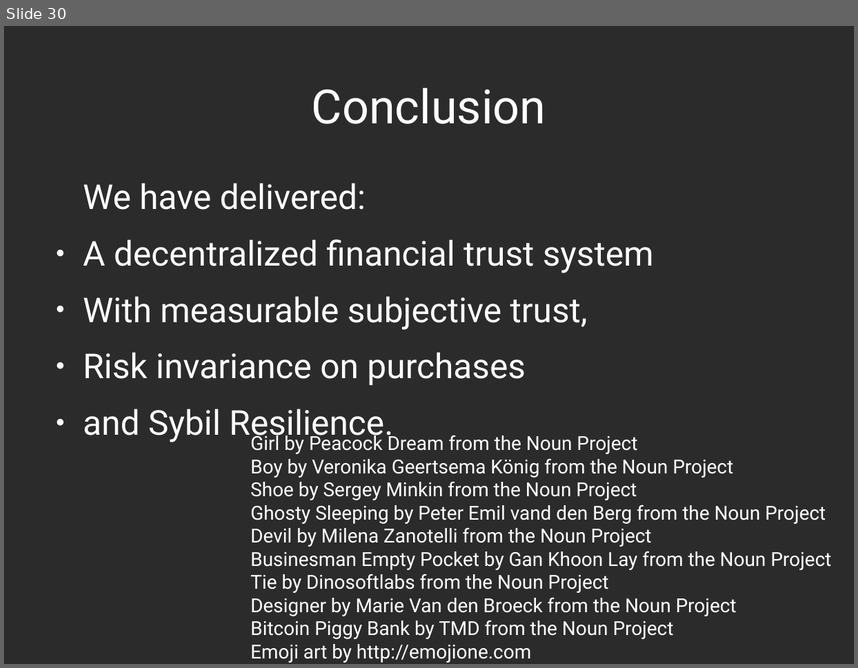
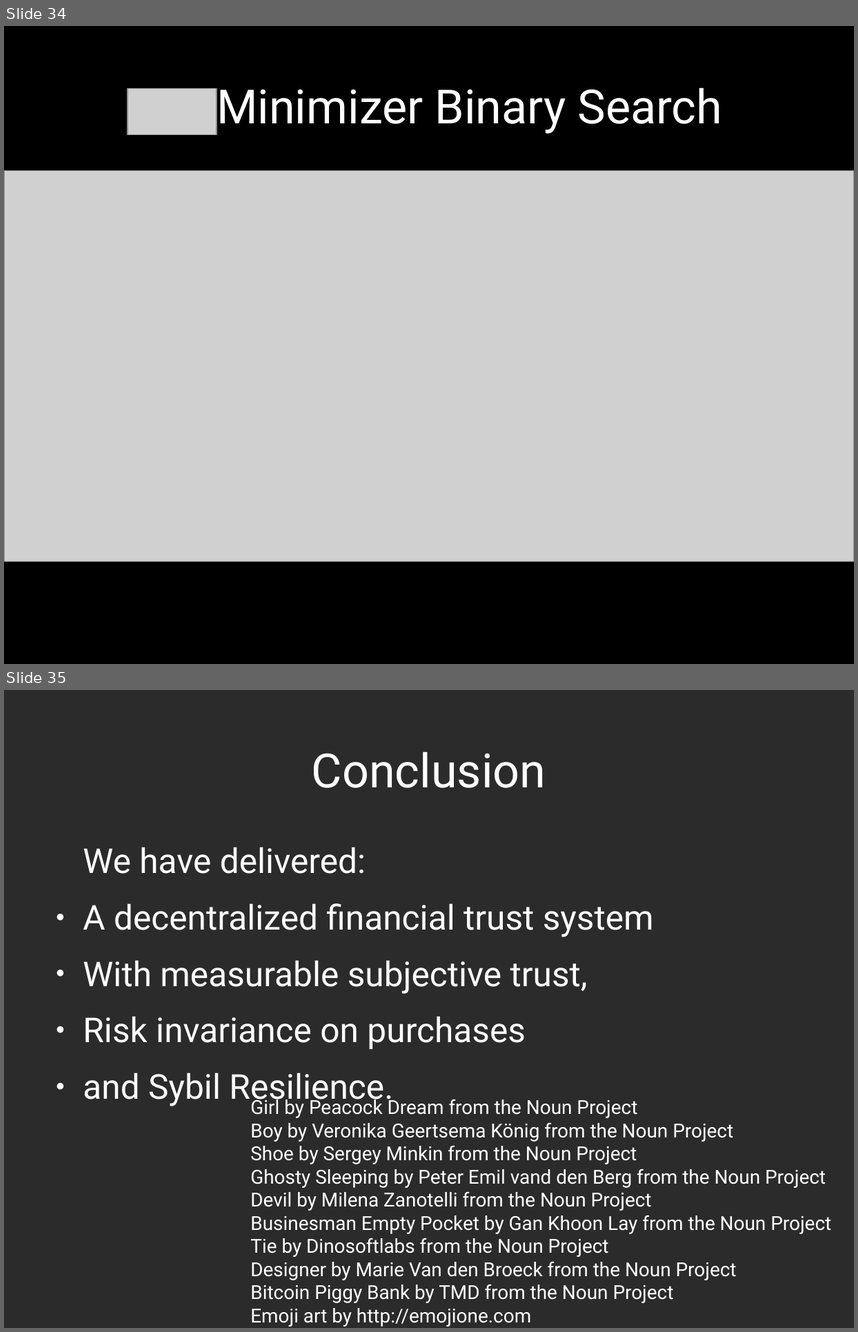
Before and after one commit to decrypto-org/TrustIsRisk, a slide deck: presentations/thesisDefense23-1-2017/AtheCrypt10-1-2017desktop.odp. Shown one above the other, each under a label of ours: slide 30 before the commit, slides 34 and 35 after it. The pictures are 858x668 and 858x1332 pixels, drawn with LibreOffice and Linux fonts; fonts in the diff are those of the drawing; grey boxes stand for pictures; background and template pictures are left out; a plain dark background stands for a picture behind light text. Boxes give left, top, right and bottom in pixels: in the first picture for what was removed or moved away, otherwise in the second. Text is boxed around its words. In the diff, an @@ line names an element or a change of style, - is before the commit and + after.

```diff
--- a/presentations/thesisDefense23-1-2017/AtheCrypt10-1-2017desktop.odp
+++ b/presentations/thesisDefense23-1-2017/AtheCrypt10-1-2017desktop.odp
@@ slide 34 added at bbox=[4, 26, 854, 664], background #000000 @@
@@ title added at bbox=[217, 87, 722, 134], 44 pt, text #FFFFFF @@
+Minimizer Binary Search
@@ picture added at bbox=[128, 89, 217, 135] @@
@@ picture added at bbox=[4, 171, 854, 561] @@
@@ what was slide 30 is now slide 35 @@
```
Also in this commit, not shown: 4 other slides added.
